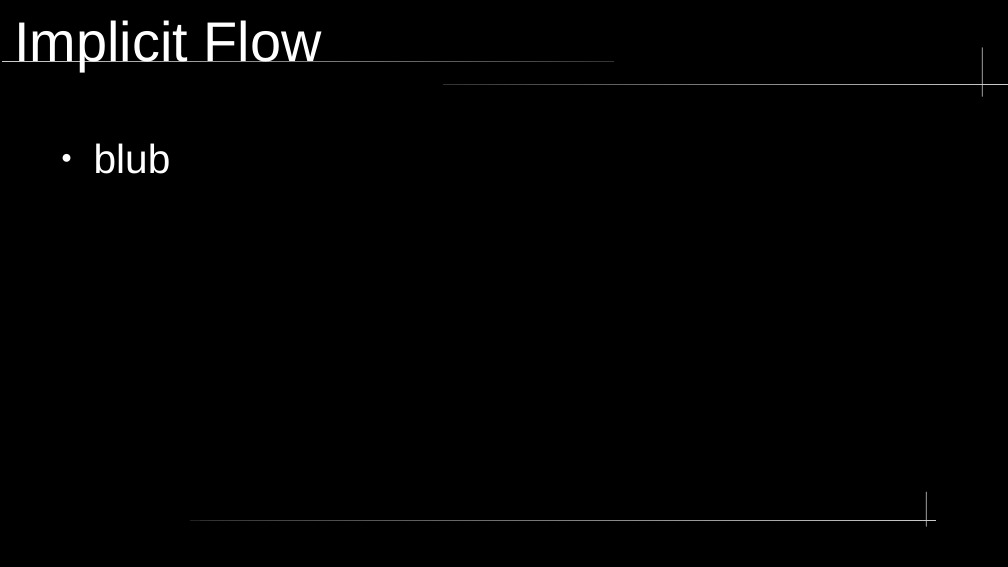
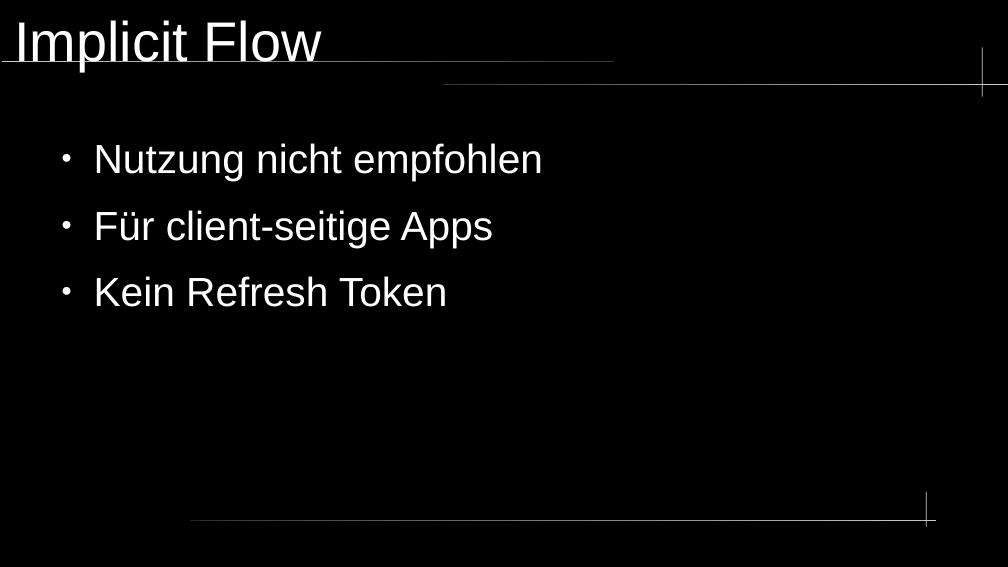
Before and after one commit to nkilders/e-portfolio-oauth2, a slide deck: slide 18 of presentation/OAuth2.odp (slide 15 before the commit). Drawn at 1008x567 pixels with LibreOffice and Linux fonts; fonts in the diff are those of the drawing. Boxes give left, top, right and bottom in pixels: in the first picture for what was removed or moved away, otherwise in the second. Text is boxed around its words. In the diff, an @@ line names an element or a change of style, - is before the commit and + after.

Commit message:
Blub

```diff
--- a/presentation/OAuth2.odp
+++ b/presentation/OAuth2.odp
@@ text at bbox=[94, 143, 543, 307]: text changed @@
-● blub
+● Nutzung nicht empfohlen
+● Für client-seitige Apps
+● Kein Refresh Token
```
Also in this commit, not shown: 8 other slides changed, 3 slides added, 1 other file.
